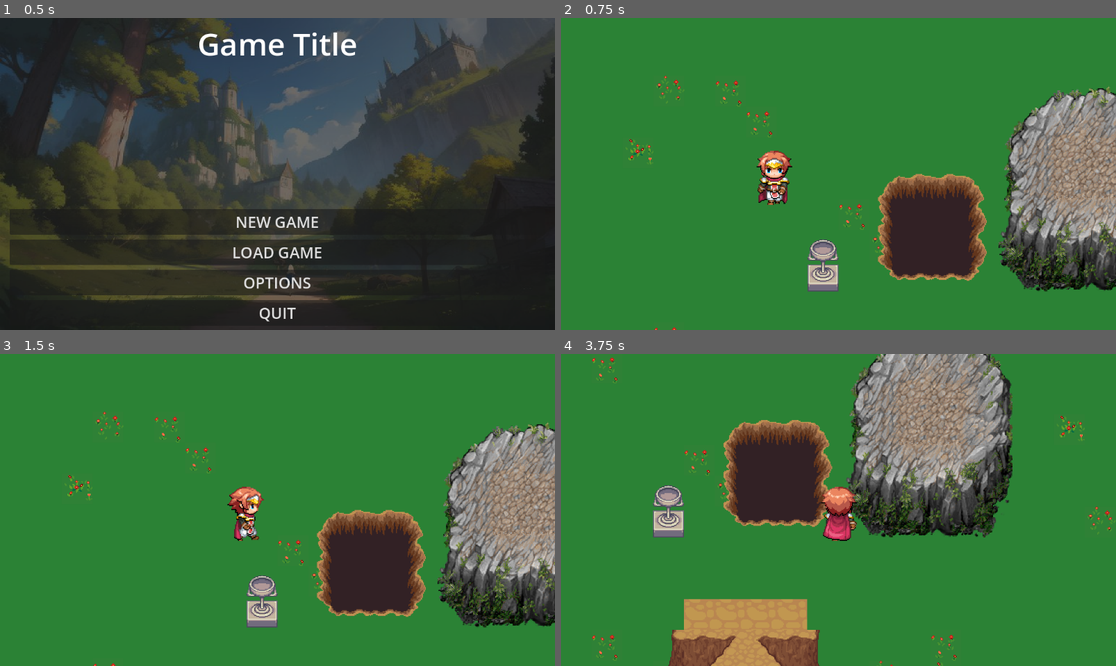
Above: before the commit, frames 1-4 (two rows, left to right).
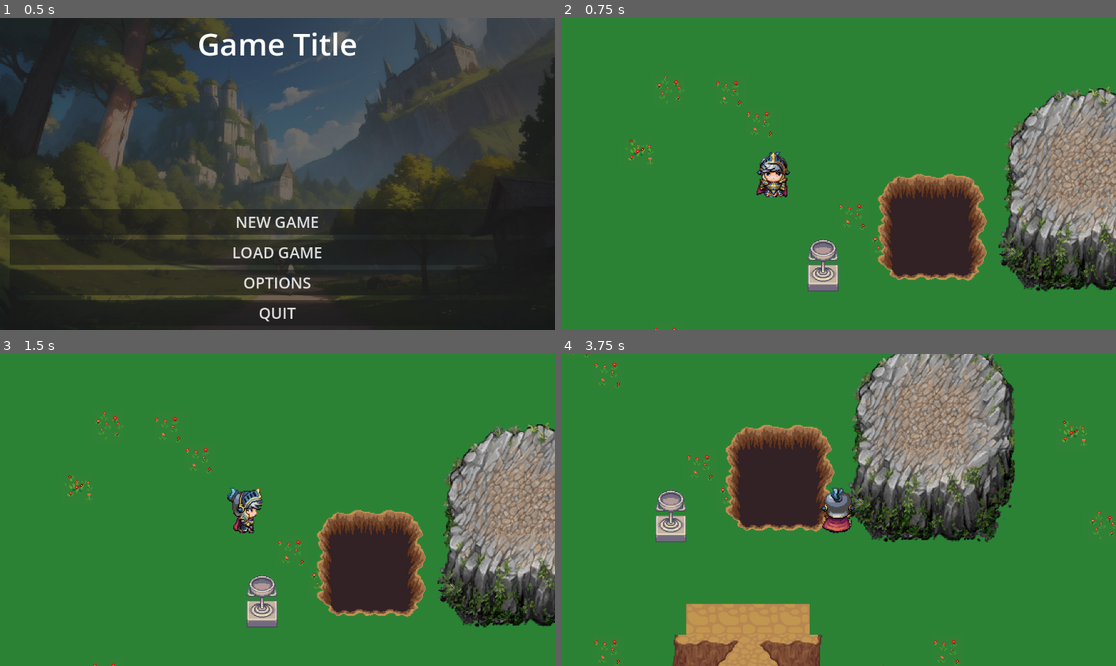
Above: after the commit, the same moments.

Repository: emre-buruk007/Godot-RPG
Game: Godot game, scene res://Scenes/GameScreens/main_menu.tscn
Two runs of this game, one before a commit and one after it. Both use one fixed random seed, a clock stepped at 60 frames per second and the inputs below.
Inputs:
- Up to frame 1 (0.5 s): no input
- Up to frame 2 (0.75 s): click "NEW GAME" at 0.5 s
- Up to frame 3 (1.5 s): tap Enter at 1.25 s; hold Right (ui_right) from 1.28 s (still down)
- Up to frame 4 (3.75 s): release Right (ui_right) at 2.03 s; hold Down (ui_down) 2.03-2.78 s; hold Right (ui_right) 2.78-3.53 s; hold Up (ui_up) from 3.53 s (still down)

Frame 1 is identical in both runs. In frame 2, 0.8% of the frame differs, in the area x 35-42%, y 42-60%; in frame 3, 0.8%; in frame 4, 16%, in the area x 1-100%, y 0-100%.

Commit message:
Changed player sprites for easier animation.

Diff:
--- a/Scenes/Characters/main_character.tscn
+++ b/Scenes/Characters/main_character.tscn
@@ -1,48 +1,61 @@
-[gd_scene load_steps=13 format=3 uid="uid://rr4utbe5gulh"]
+[gd_scene load_steps=15 format=3 uid="uid://rr4utbe5gulh"]
 
 [ext_resource type="Script" path="res://Scenes/Characters/Scripts/main_character.gd" id="1_6a6wu"]
-[ext_resource type="Texture2D" uid="uid://bdf1vgx0u8rsm" path="res://Assets/Characters/3_Actor1.png" id="1_ip201"]
+[ext_resource type="Texture2D" uid="uid://sdna3tpmku4d" path="res://Assets/Characters/2_DF_Damage.png" id="2_xhufo"]
+[ext_resource type="Texture2D" uid="uid://c2iwmb5ck1qbi" path="res://Assets/Characters/2_DF_Actor.png" id="3_y80r8"]
 
-[sub_resource type="AtlasTexture" id="AtlasTexture_7ybdg"]
-atlas = ExtResource("1_ip201")
-region = Rect2(0, 0, 64, 64)
+[sub_resource type="AtlasTexture" id="AtlasTexture_dsmyr"]
+atlas = ExtResource("2_xhufo")
+region = Rect2(0, 0, 48, 54)
 
-[sub_resource type="AtlasTexture" id="AtlasTexture_6pe3x"]
-atlas = ExtResource("1_ip201")
-region = Rect2(128, 0, 64, 64)
+[sub_resource type="AtlasTexture" id="AtlasTexture_wq6r5"]
+atlas = ExtResource("3_y80r8")
+region = Rect2(0, 0, 48, 48)
 
-[sub_resource type="AtlasTexture" id="AtlasTexture_15wwa"]
-atlas = ExtResource("1_ip201")
-region = Rect2(0, 64, 64, 64)
+[sub_resource type="AtlasTexture" id="AtlasTexture_uqlq4"]
+atlas = ExtResource("3_y80r8")
+region = Rect2(96, 0, 48, 48)
 
-[sub_resource type="AtlasTexture" id="AtlasTexture_1f35v"]
-atlas = ExtResource("1_ip201")
-region = Rect2(128, 64, 64, 64)
+[sub_resource type="AtlasTexture" id="AtlasTexture_t3nu4"]
+atlas = ExtResource("3_y80r8")
+region = Rect2(0, 48, 48, 48)
 
-[sub_resource type="AtlasTexture" id="AtlasTexture_qdgd2"]
-atlas = ExtResource("1_ip201")
-region = Rect2(0, 128, 64, 64)
+[sub_resource type="AtlasTexture" id="AtlasTexture_sn4fi"]
+atlas = ExtResource("3_y80r8")
+region = Rect2(96, 48, 48, 48)
 
-[sub_resource type="AtlasTexture" id="AtlasTexture_gljha"]
-atlas = ExtResource("1_ip201")
-region = Rect2(128, 128, 64, 64)
+[sub_resource type="AtlasTexture" id="AtlasTexture_i4lfk"]
+atlas = ExtResource("3_y80r8")
+region = Rect2(0, 96, 48, 48)
 
-[sub_resource type="AtlasTexture" id="AtlasTexture_3b6gi"]
-atlas = ExtResource("1_ip201")
-region = Rect2(0, 192, 64, 64)
+[sub_resource type="AtlasTexture" id="AtlasTexture_ldlyx"]
+atlas = ExtResource("3_y80r8")
+region = Rect2(96, 96, 48, 48)
 
-[sub_resource type="AtlasTexture" id="AtlasTexture_nj18p"]
-atlas = ExtResource("1_ip201")
-region = Rect2(128, 192, 64, 64)
+[sub_resource type="AtlasTexture" id="AtlasTexture_p2kdp"]
+atlas = ExtResource("3_y80r8")
+region = Rect2(0, 144, 48, 48)
+
+[sub_resource type="AtlasTexture" id="AtlasTexture_6uaal"]
+atlas = ExtResource("3_y80r8")
+region = Rect2(96, 144, 48, 48)
 
 [sub_resource type="SpriteFrames" id="SpriteFrames_bpler"]
 animations = [{
 "frames": [{
 "duration": 1.0,
-"texture": SubResource("AtlasTexture_7ybdg")
+"texture": SubResource("AtlasTexture_dsmyr")
+}],
+"loop": true,
+"name": &"Death",
+"speed": 4.0
+}, {
+"frames": [{
+"duration": 1.0,
+"texture": SubResource("AtlasTexture_wq6r5")
 }, {
 "duration": 1.0,
-"texture": SubResource("AtlasTexture_6pe3x")
+"texture": SubResource("AtlasTexture_uqlq4")
 }],
 "loop": true,
 "name": &"WalkingDown",
@@ -50,10 +63,10 @@
 }, {
 "frames": [{
 "duration": 1.0,
-"texture": SubResource("AtlasTexture_15wwa")
+"texture": SubResource("AtlasTexture_t3nu4")
 }, {
 "duration": 1.0,
-"texture": SubResource("AtlasTexture_1f35v")
+"texture": SubResource("AtlasTexture_sn4fi")
 }],
 "loop": true,
 "name": &"WalkingLeft",
@@ -61,10 +74,10 @@
 }, {
 "frames": [{
 "duration": 1.0,
-"texture": SubResource("AtlasTexture_qdgd2")
+"texture": SubResource("AtlasTexture_i4lfk")
 }, {
 "duration": 1.0,
-"texture": SubResource("AtlasTexture_gljha")
+"texture": SubResource("AtlasTexture_ldlyx")
 }],
 "loop": true,
 "name": &"WalkingRight",
@@ -72,18 +85,18 @@
 }, {
 "frames": [{
 "duration": 1.0,
-"texture": SubResource("AtlasTexture_3b6gi")
+"texture": SubResource("AtlasTexture_p2kdp")
 }, {
 "duration": 1.0,
-"texture": SubResource("AtlasTexture_nj18p")
+"texture": SubResource("AtlasTexture_6uaal")
 }],
 "loop": true,
 "name": &"WalkingUp",
 "speed": 4.0
 }]
 
-[sub_resource type="RectangleShape2D" id="RectangleShape2D_i4naw"]
-size = Vector2(15, 17.5)
+[sub_resource type="CapsuleShape2D" id="CapsuleShape2D_lill5"]
+height = 22.0
 
 [node name="MainCharacter" type="CharacterBody2D"]
 collision_mask = 127
@@ -92,11 +105,10 @@
 [node name="AnimatedSprite2D" type="AnimatedSprite2D" parent="."]
 sprite_frames = SubResource("SpriteFrames_bpler")
 animation = &"WalkingDown"
-frame_progress = 0.52277
 
 [node name="CollisionShape2D" type="CollisionShape2D" parent="."]
-position = Vector2(0, 23.75)
-shape = SubResource("RectangleShape2D_i4naw")
+position = Vector2(0, 13)
+shape = SubResource("CapsuleShape2D_lill5")
 
 [node name="Camera2D" type="Camera2D" parent="."]
 zoom = Vector2(2, 2)
Binary file added: Assets/Characters/2_DF_Actor.png
Not shown, changed: Assets/Characters/2_DF_Actor.png.import
Binary file added: Assets/Characters/2_DF_Damage.png
Not shown, changed: Assets/Characters/2_DF_Damage.png.import
Binary file removed: Assets/Characters/3_Actor1.png
Not shown, removed: Assets/Characters/3_Actor1.png.import
Binary file removed: Assets/Characters/3_Actor2.png
Not shown, removed: Assets/Characters/3_Actor2.png.import
Binary file removed: Assets/Characters/3_DF_Actor.png
Not shown, removed: Assets/Characters/3_DF_Actor.png.import
Binary file removed: Assets/Characters/3_Damage1.png
Binary file removed: Assets/Characters/3_Damage2.png
(and 6 more such lines)
